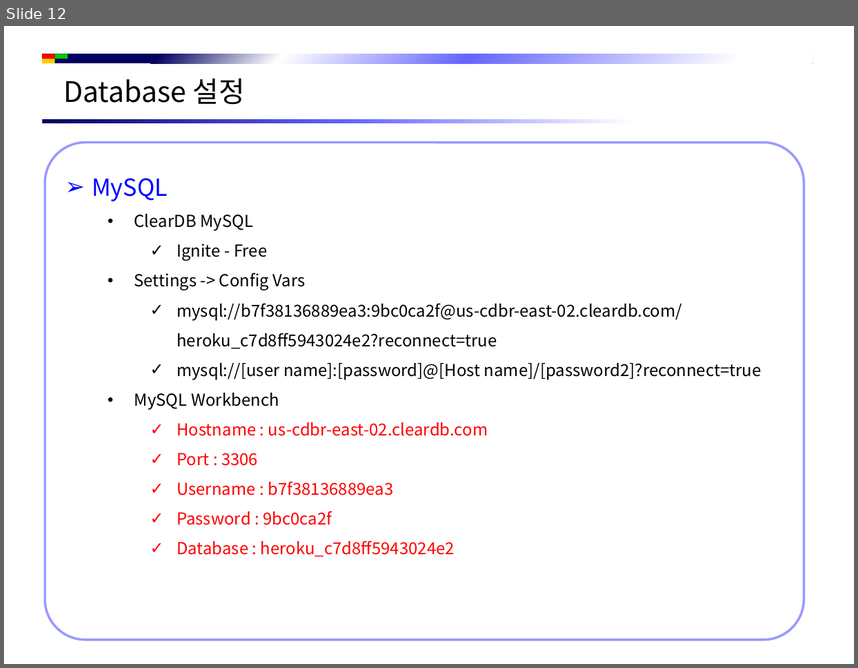
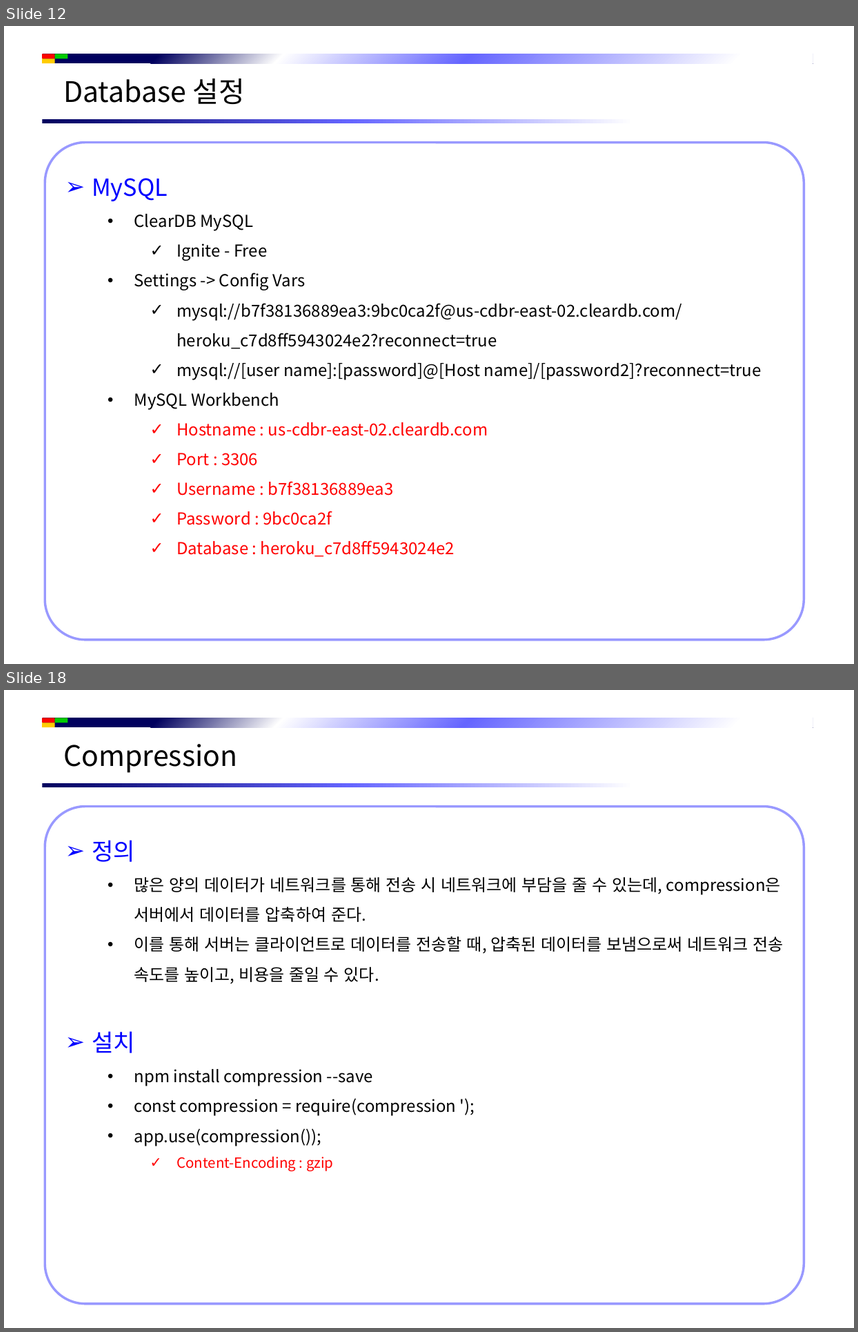
Before and after one commit to jsh-1235/Document, a slide deck: Back-End/NodeJS/NodeJS 시작 하기.pptx. Shown one above the other, each under a label of ours: slide 12 before the commit, slides 12 and 18 after it; the slides between them are not shown. The pictures are 858x668 and 858x1332 pixels, drawn with LibreOffice and Linux fonts; fonts in the diff are those of the drawing; background and template pictures are left out. Boxes give left, top, right and bottom in pixels: in the first picture for what was removed or moved away, otherwise in the second. Text is boxed around its words. In the diff, an @@ line names an element or a change of style, - is before the commit and + after.

```diff
--- a/Back-End/NodeJS/NodeJS 시작 하기.pptx
+++ b/Back-End/NodeJS/NodeJS 시작 하기.pptx
@@ slide 18 added at [4, 690, 854, 1328], background #FFFFFF; not listed: 5 template elements that a slide beside it also shows @@
@@ text added at [63, 744, 238, 773], 24 pt, text #000000 @@
+Compression
@@ rounded rectangle added at [45, 807, 804, 1304], fill #FFFFFF, outline #9999FF 2 pt, 14 pt, text #000000 @@
+➢ 정의
+  • 많은 양의 데이터가 네트워크를 통해 전송 시 네트워크에 부담을 줄 수 있는데, compression은 서버에서 데이터를 압축하여 준다.
+  • 이를 통해 서버는 클라이언트로 데이터를 전송할 때, 압축된 데이터를 보냄으로써 네트워크 전송 속도를 높이고, 비용을 줄일 수 있다.
+➢ 설치
+  • npm install compression --save
+  • const compression = require(compression ');
+  • app.use(compression());
+    ✓ Content-Encoding : gzip
```
Also in this commit, not shown: 5 other slides added, 6 other files.
